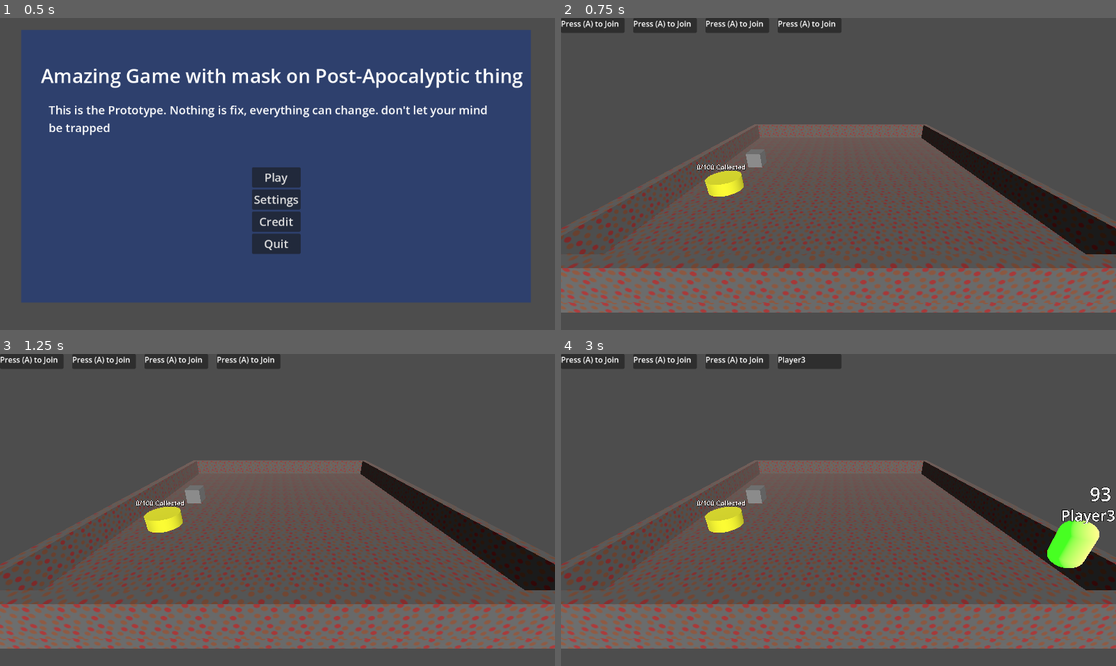
Above: before the commit, frames 1-4 (two rows, left to right).
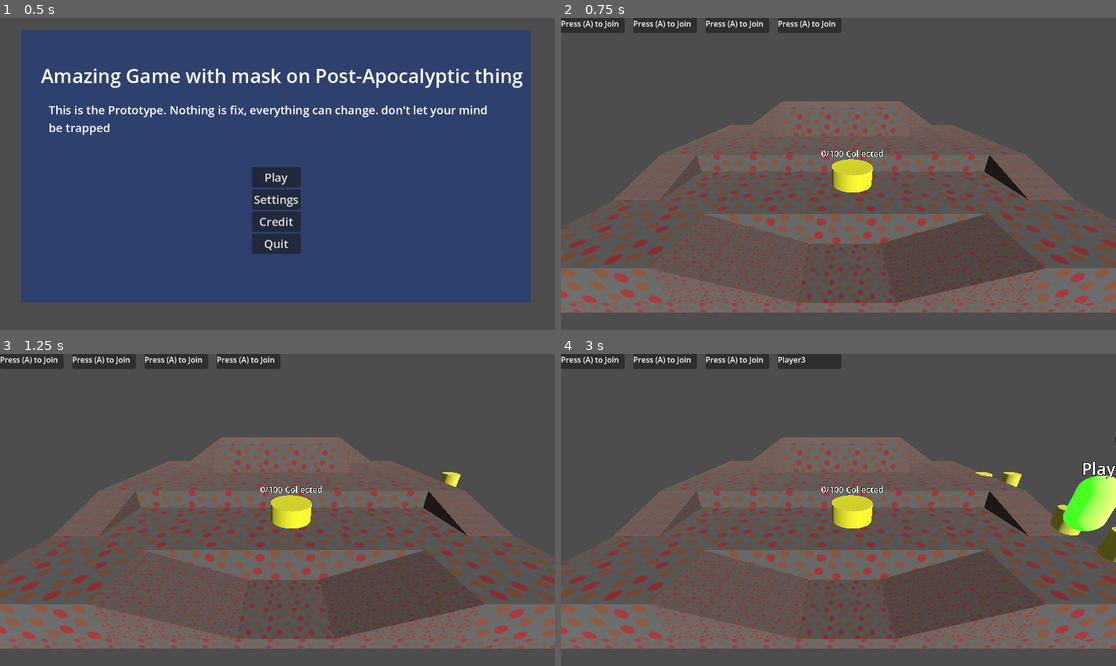
Above: after the commit, the same moments.

Repository: icvara/GGJ26
Game: Godot game, scene res://Menu/Landing_menu.tscn
The game is run twice, just before and just after one commit, with the same random seed, the same clock (stepped at 60 frames per second) and the same inputs.
Inputs:
- Up to frame 1 (0.5 s): no input
- Up to frame 2 (0.75 s): click "Play" at 0.5 s
- Up to frame 3 (1.25 s): no input
- Up to frame 4 (3 s): tap A (move_left) at 1.25, 2, 2.75 s; hold D (move_right) 1.28-2.03 s; hold Enter (join_game) 1.28-2.03 s; hold S (move_down) 2.03-2.78 s; tap Enter (join_game) at 2.1 s; hold D (move_right) from 2.78 s (still down); hold Enter (join_game) from 2.78 s (still down)

Frame 1 is identical in both runs. In frame 2, 25% of the frame differs, in the area x 0-100%, y 26-92%; in frame 3, 25%; in frame 4, 27%.

Commit message:
put new map

Diff:
--- a/godot-ggj-26/main_game.tscn
+++ b/godot-ggj-26/main_game.tscn
@@ -1,6 +1,5 @@
 [gd_scene format=3 uid="uid://dqmbeay2a7elk"]
 
-[ext_resource type="PackedScene" uid="uid://bskh5b5s54qa3" path="res://Maps/world_map_v_1.tscn" id="1_1oj5k"]
 [ext_resource type="PackedScene" uid="uid://db776obwvfsan" path="res://Player/player.tscn" id="2_yx7mw"]
 [ext_resource type="PackedScene" uid="uid://ckkdp706fm4el" path="res://game_manager.tscn" id="3_dugkq"]
 [ext_resource type="PackedScene" uid="uid://c1ieubwd83hes" path="res://Player/player_manager.tscn" id="4_2pltu"]
@@ -9,6 +8,8 @@
 [ext_resource type="PackedScene" uid="uid://632f50g7ngck" path="res://Mask/mask.tscn" id="6_2pltu"]
 [ext_resource type="AudioStream" uid="uid://djql2g1r47nqw" path="res://Music/Atmosphere.wav" id="7_f52ns"]
 [ext_resource type="PackedScene" uid="uid://twa1n1gqieqd" path="res://Base/base.tscn" id="8_l5ukw"]
+[ext_resource type="PackedScene" path="res://Maps/world_map_v_2.tscn" id="9_mf81u"]
+[ext_resource type="PackedScene" uid="uid://bhc18o0uutig0" path="res://items/rn_gobject_on_map.tscn" id="10_02kkc"]
 
 [sub_resource type="Sky" id="Sky_ykeeq"]
 
@@ -22,8 +23,6 @@
 
 [node name="WorldEnvironment" type="WorldEnvironment" parent="." unique_id=326488340]
 environment = SubResource("Environment_ihbon")
-
-[node name="World_map_v1" parent="." unique_id=1035010336 instance=ExtResource("1_1oj5k")]
 
 [node name="Camera3D" type="Camera3D" parent="." unique_id=869746159]
 transform = Transform3D(1, 0, 0, 0, 0.9063078, 0.4226183, 0, -0.4226183, 0.9063078, -0.25, 6.5, 14)
@@ -52,4 +51,9 @@
 autoplay = true
 
 [node name="Base" parent="." unique_id=513359015 instance=ExtResource("8_l5ukw")]
-transform = Transform3D(1, 0, 0, 0, 1, 0, 0, 0, 1, -7.2998247, 0.5366993, 2.755956)
+transform = Transform3D(1, 0, 0, 0, 1, 0, 0, 0, 1, 0.41083288, 2.132377, 4.853577)
+
+[node name="World_map_v2" parent="." unique_id=1930803997 instance=ExtResource("9_mf81u")]
+
+[node name="RNGobjectOnMap" parent="." unique_id=1498846755 instance=ExtResource("10_02kkc")]
+transform = Transform3D(1, 0, 0, 0, 1, 0, 0, 0, 1, 1.9532006, 2.2892332, 0)
